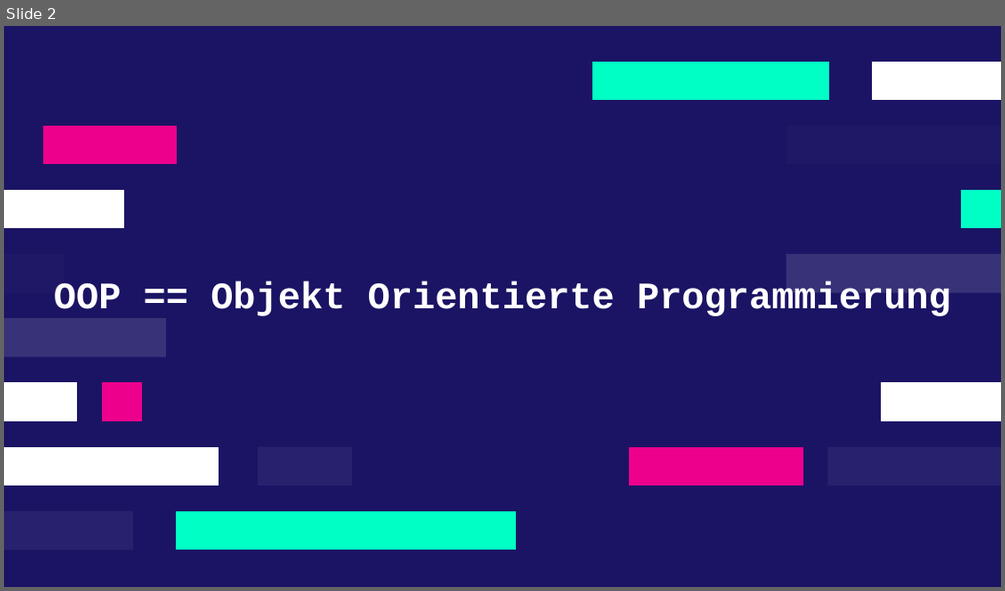
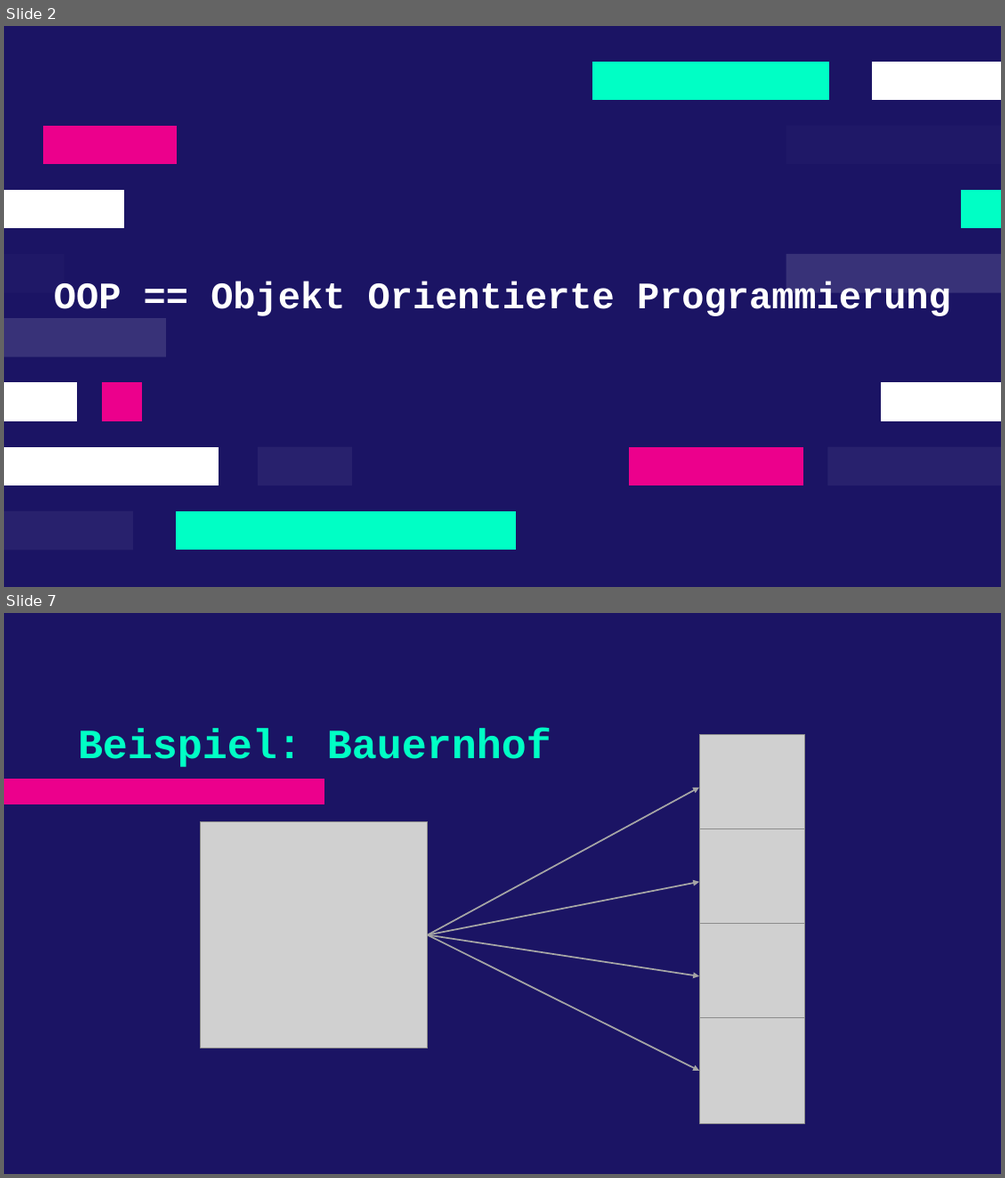
Before and after one commit to F4bianKoch/OPP_Analyse_Einsatzmoeglichkeiten, a slide deck: OOP_Analyse_und_Einstatzmöglichkeiten.odp. Shown one above the other, each under a label of ours: slide 2 before the commit, slides 2 and 7 after it; the slides between them are not shown. The pictures are 1005x591 and 1005x1178 pixels, drawn with LibreOffice and Linux fonts; fonts in the diff are those of the drawing; grey boxes stand for pictures. Boxes give left, top, right and bottom in pixels: in the first picture for what was removed or moved away, otherwise in the second. Text is boxed around its words. In the diff, an @@ line names an element or a change of style, - is before the commit and + after.

```diff
--- a/OOP_Analyse_und_Einstatzmöglichkeiten.odp
+++ b/OOP_Analyse_und_Einstatzmöglichkeiten.odp
@@ slide 7 added at (x1=4, y1=613, x2=1001, y2=1174), background #1B1464 @@
@@ title added at (x1=78, y1=728, x2=551, y2=767), 40 pt, text #00FFC5, bold @@
+Beispiel: Bauernhof
@@ picture added at (x1=699, y1=735, x2=805, y2=840) @@
@@ freeform shape added at (x1=4, y1=779, x2=324, y2=804), fill #EC008C @@
@@ arrow added from (428, 934) to (699, 787), #A5A5A5 1.5 pt @@
@@ picture added at (x1=201, y1=821, x2=428, y2=1048) @@
@@ picture added at (x1=699, y1=829, x2=805, y2=934) @@
@@ arrow added from (428, 934) to (699, 882), #A5A5A5 1.5 pt @@
@@ picture added at (x1=699, y1=924, x2=805, y2=1029) @@
@@ arrow added from (428, 934) to (699, 976), #A5A5A5 1.5 pt @@
@@ arrow added from (428, 934) to (699, 1070), #A5A5A5 1.5 pt @@
@@ picture added at (x1=699, y1=1018, x2=805, y2=1124) @@
```
Also in this commit, not shown: 3 slides changed, 11 other slides added, 2 slides removed, 5 other files.
